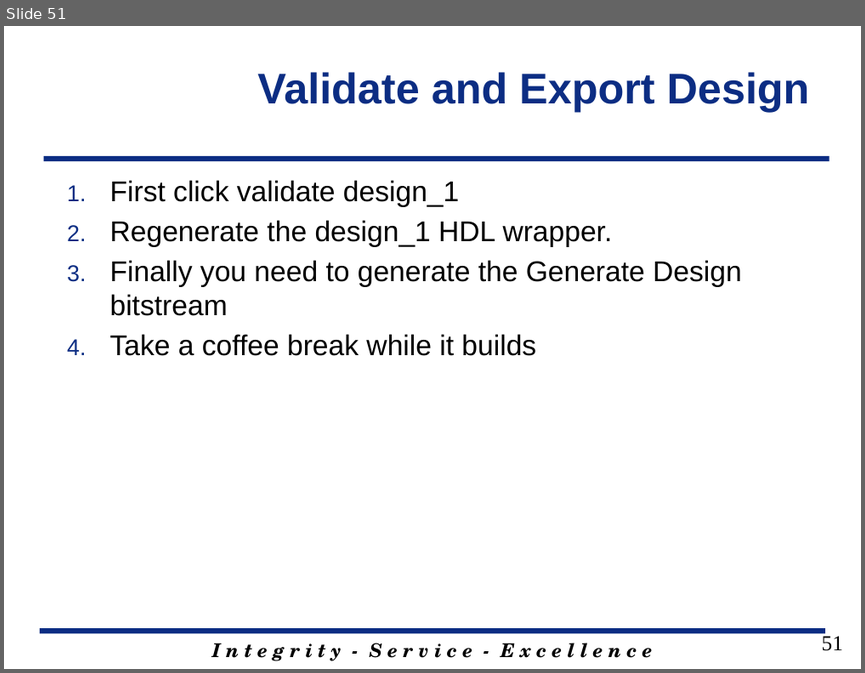
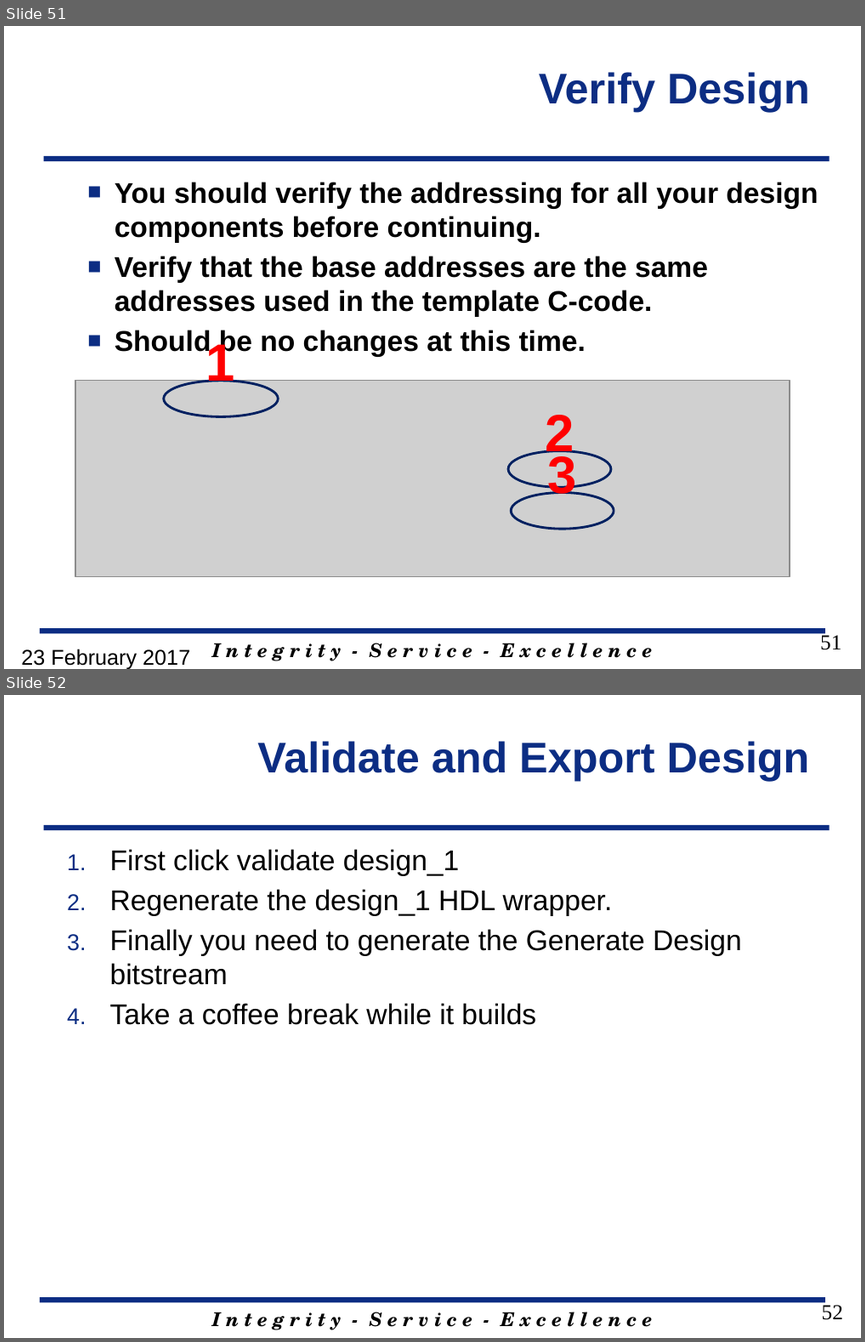
Before and after one commit to jfalkinburg/ECE383_web, a slide deck: lecture/slides/ECE_383_Lec18.pptx. Shown one above the other, each under a label of ours: slide 51 before the commit, slides 51 and 52 after it. The pictures are 865x673 and 865x1342 pixels, drawn with LibreOffice and Linux fonts; fonts in the diff are those of the drawing; grey boxes stand for pictures; background and template pictures are left out. Boxes give left, top, right and bottom in pixels: in the first picture for what was removed or moved away, otherwise in the second. Text is boxed around its words. In the diff, an @@ line names an element or a change of style, - is before the commit and + after.

Commit message:
Updating Lecture 18 Slides one last time with a few tweaks to the instructions.

```diff
--- a/lecture/slides/ECE_383_Lec18.pptx
+++ b/lecture/slides/ECE_383_Lec18.pptx
@@ slide 51 added at (4, 26, 861, 669), background #FFFFFF; not listed: 3 template elements that a slide beside it also shows @@
@@ title added at (539, 72, 810, 112), 36 pt, text #0C2D83, bold @@
+Verify Design
@@ text added at (114, 182, 817, 357), 24 pt, text #000000, bold @@
+■ You should verify the addressing for all your design components before continuing.
+■ Verify that the base addresses are the same addresses used in the template C-code.
+■ Should be no changes at this time.
@@ picture added at (75, 380, 789, 577) @@
@@ ellipse added at (163, 380, 278, 417), outline #002060 2 pt, 44 pt, text #FF0000, bold @@
+1
@@ ellipse added at (508, 451, 611, 487), outline #002060 2 pt, 44 pt, text #FF0000, bold @@
+2
@@ ellipse added at (511, 492, 614, 528), outline #002060 2 pt, 44 pt, text #FF0000, bold @@
+3
@@ page number added at (820, 632, 841, 650), 18 pt, text #000000 @@
+51
@@ text added at (21, 648, 190, 669), 18 pt, text #000000 @@
+23 February 2017
@@ what was slide 51 is now slide 52 @@
@@ page number at (822, 1302, 843, 1320): text changed @@
-51
+52
```
Also in this commit, not shown: 2 slides changed.
